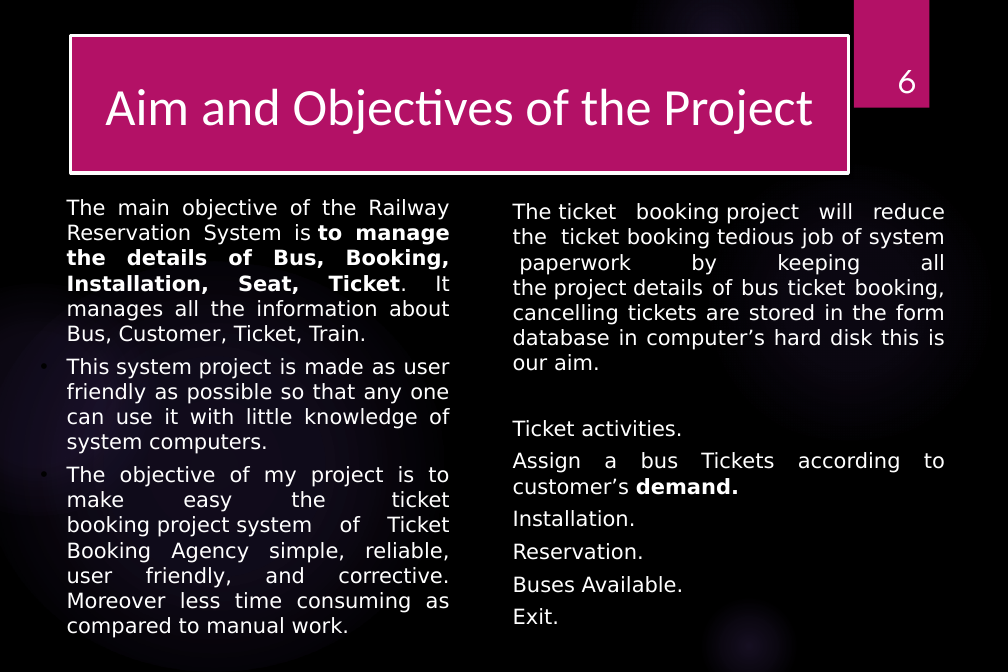
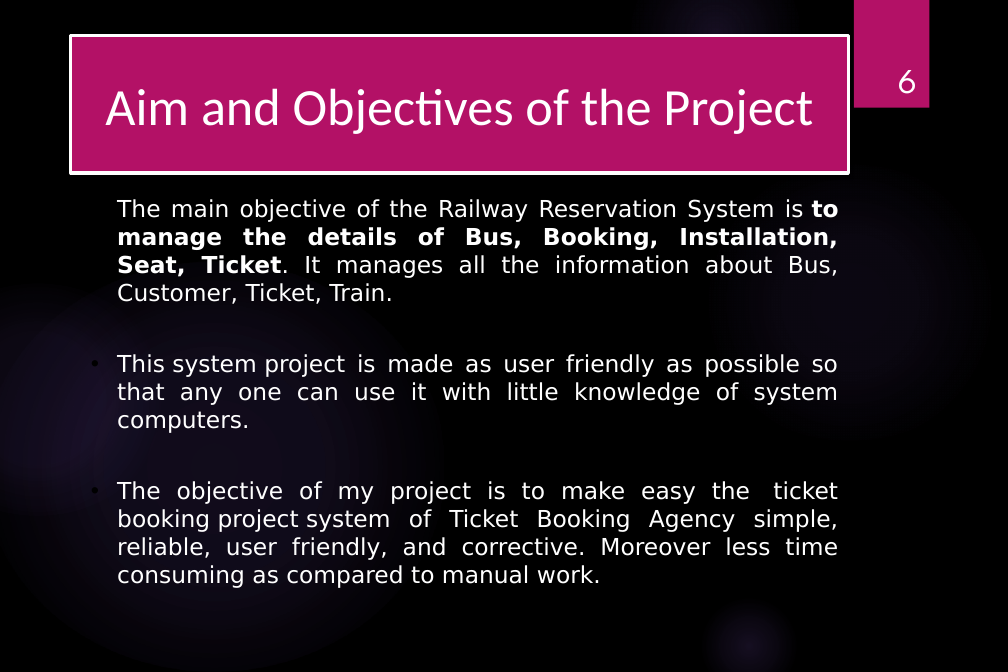
Before and after one commit to shankarkarande/Bus-Administration-System, a slide deck: slide 6 of DSA Mini Project PPT.pptx. Drawn at 1008x672 pixels with LibreOffice and Linux fonts; fonts in the diff are those of the drawing; background and template pictures are left out. Boxes give left, top, right and bottom in pixels: in the first picture for what was removed or moved away, otherwise in the second. Text is boxed around its words. In the diff, an @@ line names an element or a change of style, - is before the commit and + after.

```diff
--- a/DSA Mini Project PPT.pptx
+++ b/DSA Mini Project PPT.pptx
@@ text "The main objective of the ...": place and size @@
-text "The main objective of the ..." at <box>67,199,450,638</box>
+text "The main objective of the ..." at <box>117,199,839,560</box>
@@ text "The main objective of the ..." at <box>117,199,839,560</box>: size 18 to 20 pt @@
@@ text removed at <box>513,203,945,624</box> @@
-• The ticket booking project will reduce the ticket booking tedious job of system paperwork by keeping all the project details of bus ticket booking, cancelling tickets are stored in the form database in computer’s hard disk this is our aim.
-• Ticket activities.
-• Assign a bus Tickets according to customer’s demand.
-• Installation.
-• Reservation.
-• Buses Available.
-• Exit.
```
Also in this commit, not shown: 6 other slides changed, 3 slides added.
